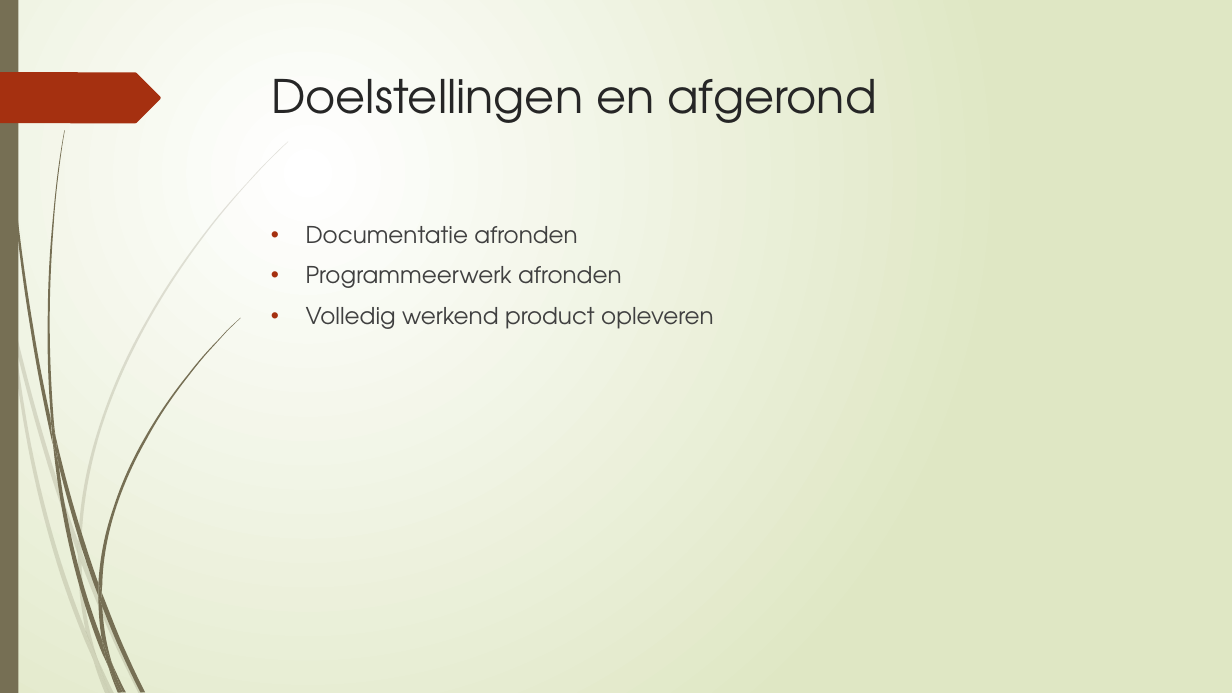
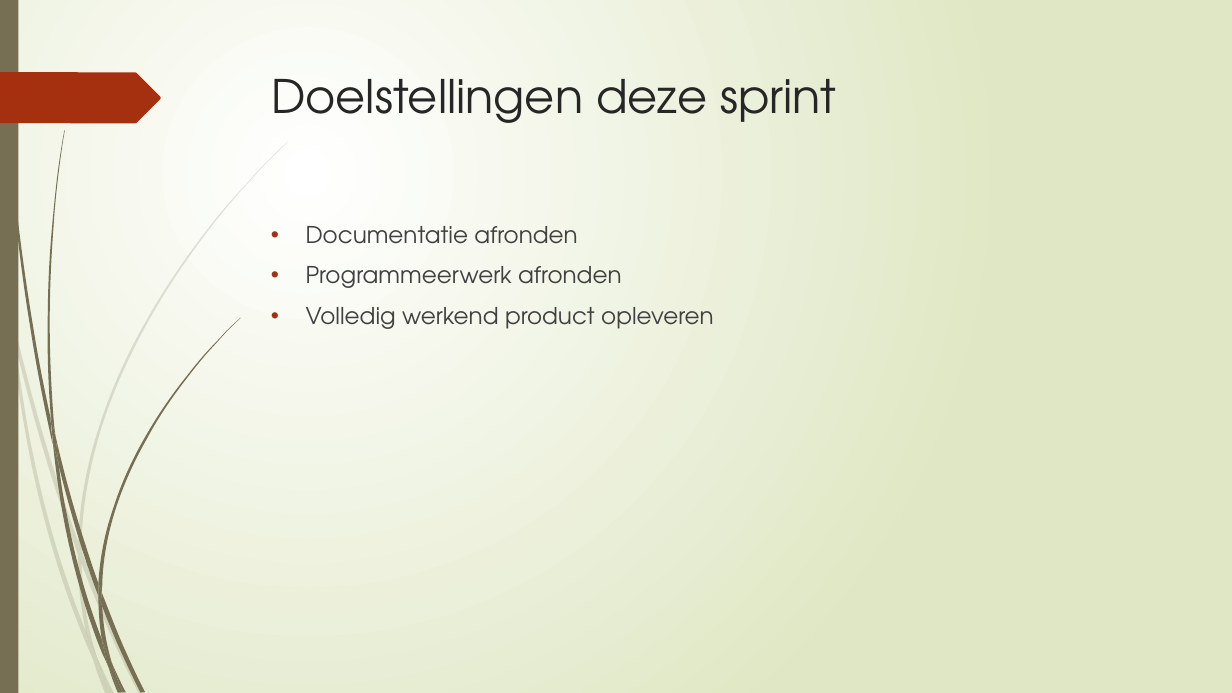
Before and after one commit to Carlodeboer/GFY1-03, a slide deck: slide 3 of Opleveren/Sprint 3 presentatie.pptx. Drawn at 1232x693 pixels with LibreOffice and Linux fonts; fonts in the diff are those of the drawing. Boxes give left, top, right and bottom in pixels: in the first picture for what was removed or moved away, otherwise in the second. Text is boxed around its words. In the diff, an @@ line names an element or a change of style, - is before the commit and + after.

```diff
--- a/Opleveren/Sprint 3 presentatie.pptx
+++ b/Opleveren/Sprint 3 presentatie.pptx
@@ title at box(271, 79, 836, 123): text changed @@
-Doelstellingen en afgerond
+Doelstellingen deze sprint
```
Also in this commit, not shown: 2 other slides changed.
